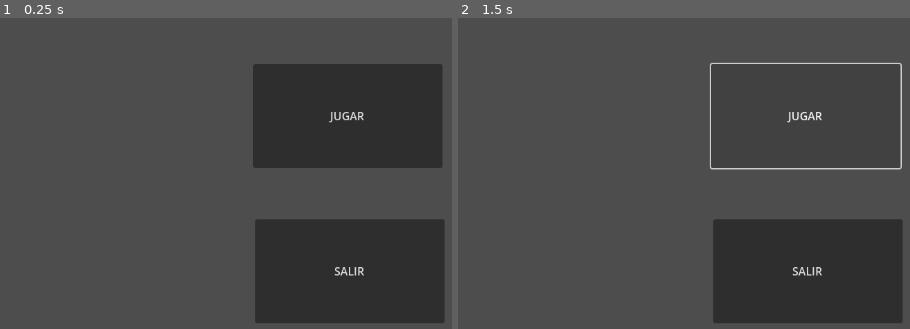
Above: before the commit, frames 1-2 (left to right).
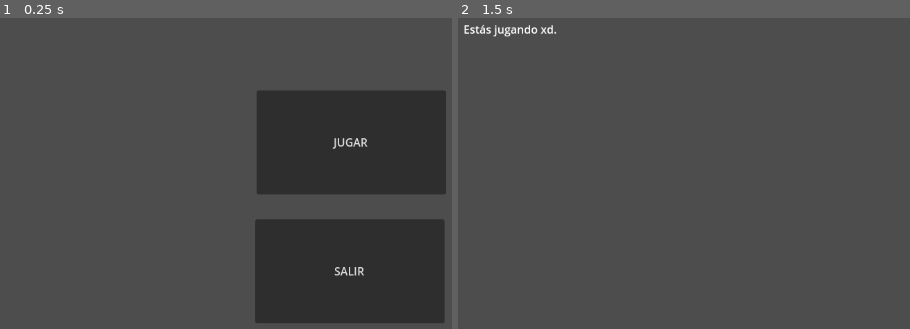
Above: after the commit, the same moments.

Repository: fernandoCotti/SunnyLand
Game: Godot game, scene res://node_2d.tscn
Same seed, same stepped clock (60 frames per second), same inputs: the game is played once before the commit and once after it. Before the commit the project has no main scene; this scene is started directly in both runs.
Inputs (mouse positions are in pixels of both pictures, inside the frame that each line leads up to):
- Up to frame 1 (0.25 s): no input
- Up to frame 2 (1.5 s): click "JUGAR" at 0.5 s; click (806, 117) at 1.25 s, where only the run before the commit has a clickable "JUGAR"

The runs differ from the first frame. In frame 1, 7.6% of the frame differs, in the area x 55-99%, y 14-57%; in frame 2, 15%, in the area x 1-99%, y 2-99%.

Commit message:
Agregados los eventos a los botones de Jugar y Salir

Diff:
--- a/PlayButton.gd
+++ b/PlayButton.gd
@@ -1,11 +1,9 @@
 extends Button
 
 
-# Called when the node enters the scene tree for the first time.
-func _ready():
-	pass # Replace with function body.
+func _on_quit_button_pressed():
+	get_tree().quit()
 
 
-# Called every frame. 'delta' is the elapsed time since the previous frame.
-func _process(delta):
-	pass
+func _on_pressed():
+	get_tree().change_scene_to_file("res://world.tscn")
--- a/node_2d.tscn
+++ b/node_2d.tscn
@@ -5,10 +5,10 @@
 [node name="Node2D" type="Node2D"]
 
 [node name="PlayButton" type="Button" parent="."]
-offset_left = 414.0
-offset_top = 107.0
-offset_right = 687.0
-offset_bottom = 257.0
+offset_left = 419.0
+offset_top = 145.0
+offset_right = 692.0
+offset_bottom = 295.0
 text = "JUGAR"
 script = ExtResource("1_sm28a")
 
@@ -18,3 +18,6 @@
 offset_right = 690.0
 offset_bottom = 481.0
 text = "SALIR"
+
+[connection signal="pressed" from="PlayButton" to="PlayButton" method="_on_pressed"]
+[connection signal="pressed" from="QuitButton" to="PlayButton" method="_on_quit_button_pressed"]
--- a/project.godot
+++ b/project.godot
@@ -11,6 +11,7 @@
 [application]
 
 config/name="Primer Project"
+run/main_scene="res://node_2d.tscn"
 config/features=PackedStringArray("4.1", "Mobile")
 config/icon="res://icon.svg"
 
--- /dev/null
+++ b/world.tscn
@@ -0,0 +1,11 @@
+[gd_scene format=3 uid="uid://brhp70p6q4e"]
+
+[node name="World" type="Node2D"]
+
+[node name="Label" type="Label" parent="."]
+offset_left = 57.0
+offset_top = 45.0
+offset_right = 192.0
+offset_bottom = 71.0
+text = "Estás jugando xd.
+"
Not shown, removed: README.txt
